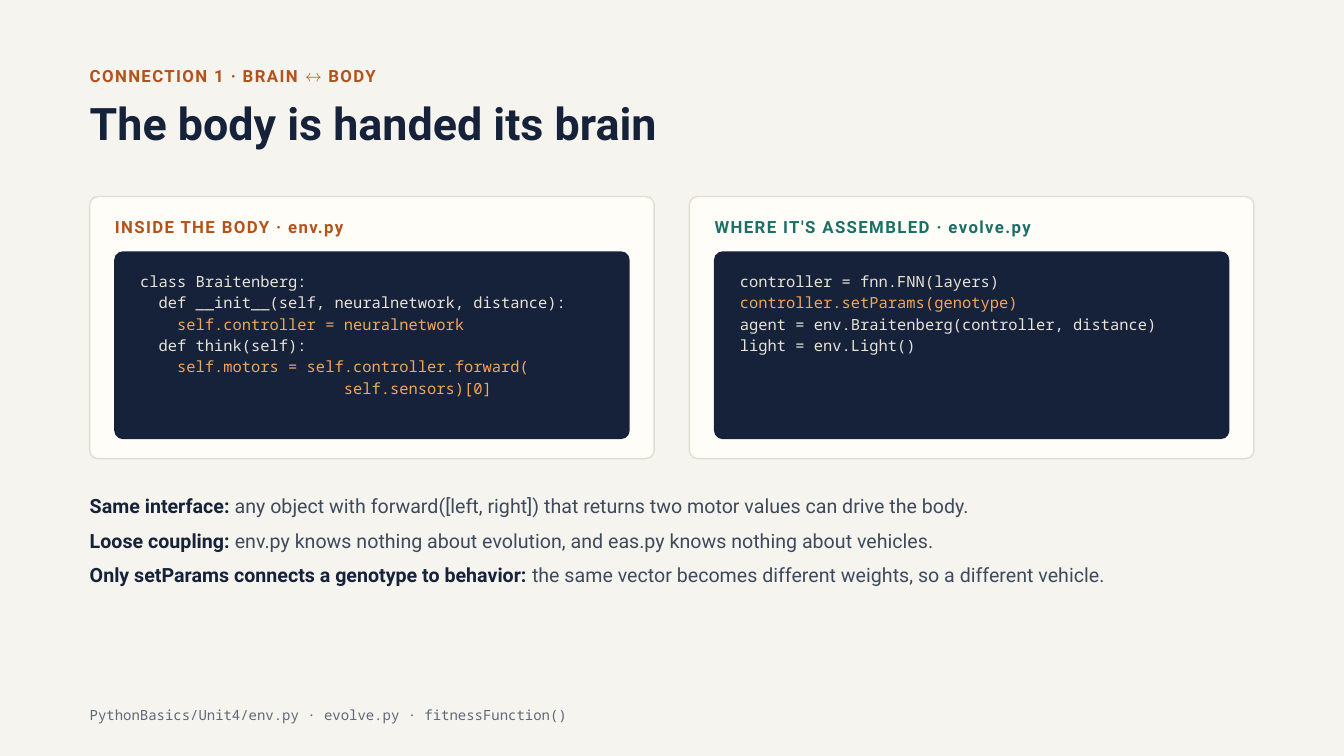
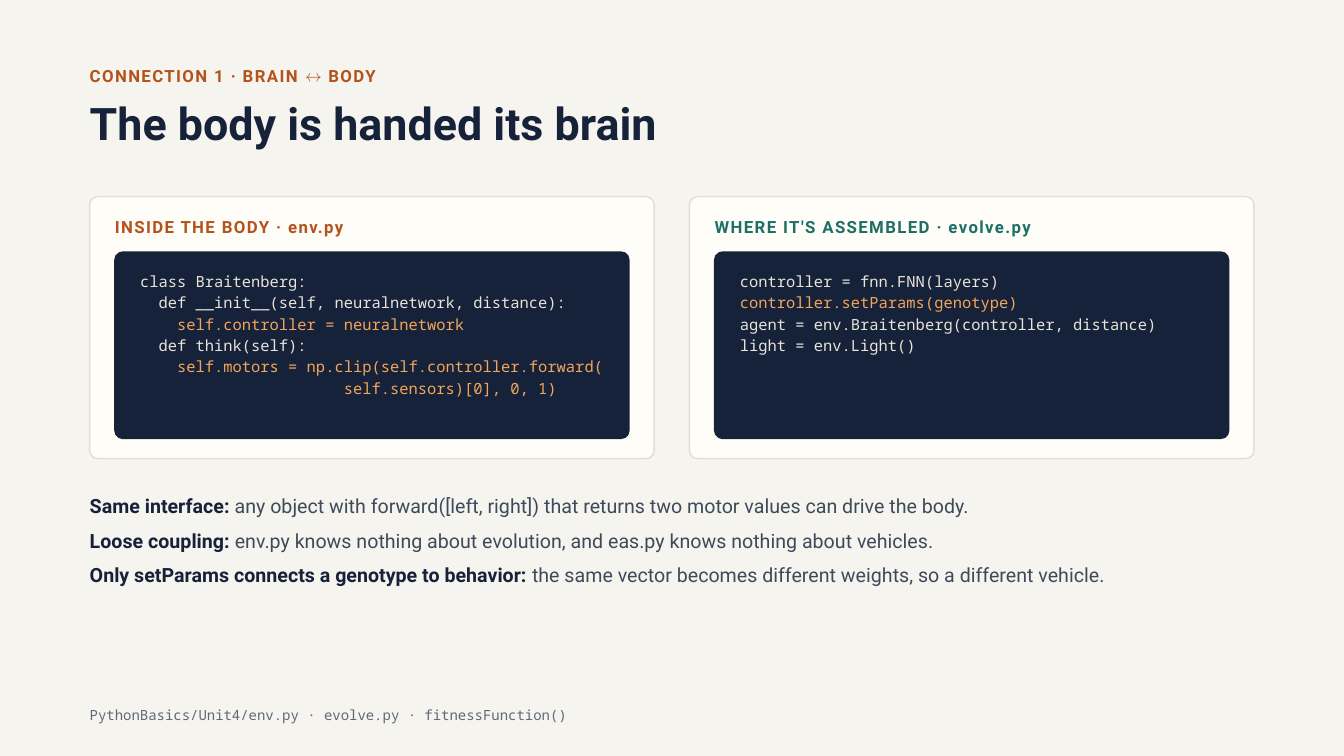
Before and after one commit to edizquierdo/ECE497_Fall2026, a slide deck: slide 7 of PythonBasics/Unit4/L4 Demos.pptx. Drawn at 1344x756 pixels with LibreOffice and Linux fonts; fonts in the diff are those of the drawing. Boxes give left, top, right and bottom in pixels: in the first picture for what was removed or moved away, otherwise in the second. Text is boxed around its words. In the diff, an @@ line names an element or a change of style, - is before the commit and + after.

```diff
--- a/PythonBasics/Unit4/L4 Demos.pptx
+++ b/PythonBasics/Unit4/L4 Demos.pptx
@@ text at box(177, 360, 603, 397): text changed @@
-self.motors = self.controller.forward(
-self.sensors)[0]
+self.motors = np.clip(self.controller.forward(
+self.sensors)[0], 0, 1)
```
Also in this commit, not shown: 8 other slides changed, 5 other files.
